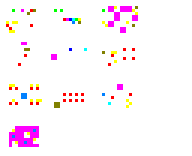
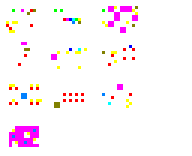
Before/after of a 192 x 156 layered artwork. What changed in the layer stack:
painted on "Entities" over [57, 45, 132, 69]
